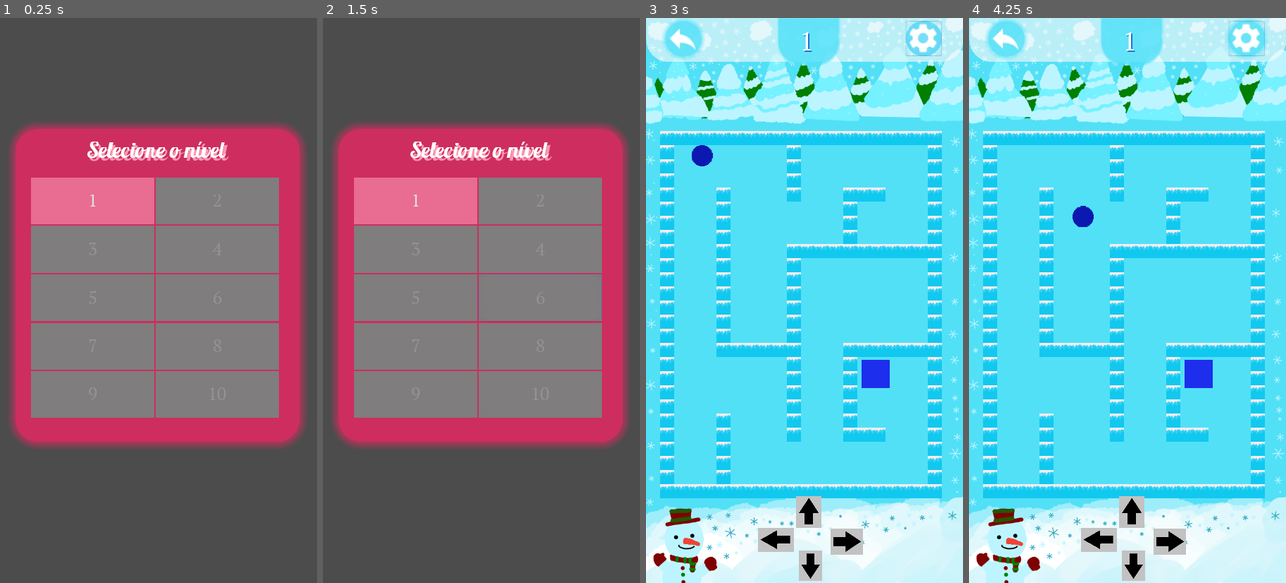
Above: before the commit, frames 1-4 (left to right).
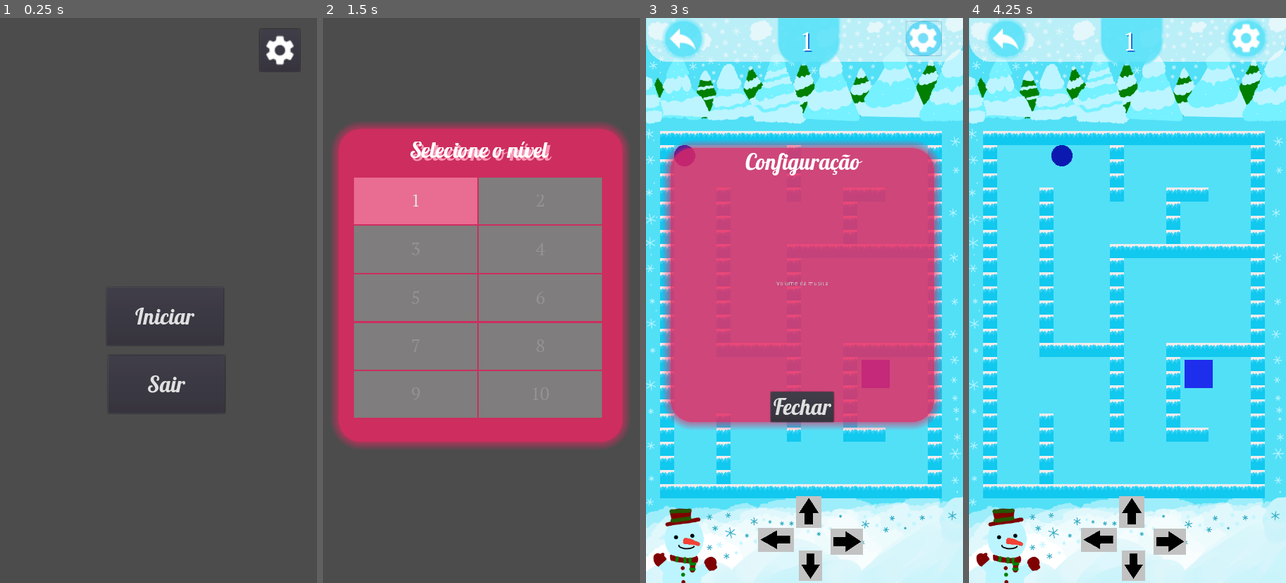
Above: after the commit, the same moments.

Repository: gessikaguimaraes/jogoLabirinto
Game: Godot game, scene res://Scenes/Main.tscn
The game is run twice, just before and just after one commit, with the same random seed, the same clock (stepped at 60 frames per second) and the same inputs. Before the commit the project starts from res://Scenes/Niveis.tscn.
Inputs (mouse positions are in pixels of both pictures, inside the frame that each line leads up to):
- Up to frame 1 (0.25 s): no input
- Up to frame 2 (1.5 s): click (601, 51) at 0.52 s; click (487, 317) at 1.25 s, where only the run after the commit has a clickable "Iniciar"
- Up to frame 3 (3 s): click "1" at 2 s; click (924, 40) at 2.75 s
- Up to frame 4 (4.25 s): click (1124, 407) at 3.5 s, where only the run after the commit has a clickable "Fechar"

The runs differ from the first frame. In frame 1, 54% of the frame differs, in the area x 2-97%, y 1-77%; in frame 2, 0.1%; in frame 3, 44%; in frame 4, 0.4%.

Commit message:
Tela Main

Diff:
--- /dev/null
+++ b/Scenes/Configuracao.tscn
@@ -0,0 +1,81 @@
+[gd_scene load_steps=6 format=2]
+
+[ext_resource path="res://Fonts/Lobster-Regular.ttf" type="DynamicFontData" id=1]
+[ext_resource path="res://Spript/Configuracao.gd" type="Script" id=2]
+
+[sub_resource type="StyleBoxFlat" id=1]
+bg_color = Color( 0.901961, 0.160784, 0.388235, 0.6 )
+corner_radius_top_left = 50
+corner_radius_top_right = 50
+corner_radius_bottom_right = 50
+corner_radius_bottom_left = 50
+shadow_color = Color( 0.901961, 0.160784, 0.388235, 0.6 )
+shadow_size = 20
+
+[sub_resource type="DynamicFont" id=2]
+size = 50
+font_data = ExtResource( 1 )
+
+[sub_resource type="DynamicFont" id=3]
+size = 50
+font_data = ExtResource( 1 )
+
+[node name="PopupConfiguracao" type="PopupPanel"]
+pause_mode = 2
+visible = true
+margin_left = 56.0
+margin_top = 295.0
+margin_right = 654.0
+margin_bottom = 915.0
+custom_styles/panel = SubResource( 1 )
+script = ExtResource( 2 )
+__meta__ = {
+"_edit_use_anchors_": false
+}
+
+[node name="GridContainer" type="GridContainer" parent="."]
+anchor_right = 1.0
+anchor_bottom = 1.0
+size_flags_horizontal = 2
+__meta__ = {
+"_edit_use_anchors_": false
+}
+
+[node name="Label" type="Label" parent="GridContainer"]
+margin_right = 598.0
+margin_bottom = 63.0
+size_flags_horizontal = 3
+custom_fonts/font = SubResource( 2 )
+text = "Configuração"
+align = 1
+__meta__ = {
+"_edit_use_anchors_": false
+}
+
+[node name="CenterContainer" type="CenterContainer" parent="GridContainer"]
+margin_top = 67.0
+margin_right = 598.0
+margin_bottom = 547.0
+size_flags_horizontal = 3
+size_flags_vertical = 3
+
+[node name="Label" type="Label" parent="GridContainer/CenterContainer"]
+margin_left = 240.0
+margin_top = 233.0
+margin_right = 358.0
+margin_bottom = 247.0
+text = "Volume da musica"
+
+[node name="Button" type="Button" parent="GridContainer"]
+margin_left = 227.0
+margin_top = 551.0
+margin_right = 370.0
+margin_bottom = 620.0
+size_flags_horizontal = 4
+size_flags_vertical = 9
+custom_fonts/font = SubResource( 3 )
+text = "Fechar"
+__meta__ = {
+"_edit_use_anchors_": false
+}
+[connection signal="pressed" from="GridContainer/Button" to="." method="_on_Button_pressed"]
--- /dev/null
+++ b/Scenes/Main.tscn
@@ -0,0 +1,47 @@
+[gd_scene load_steps=5 format=2]
+
+[ext_resource path="res://Fonts/Lobster-Regular.ttf" type="DynamicFontData" id=1]
+[ext_resource path="res://assets/icones/baseline_settings_white_18dp.png" type="Texture" id=2]
+[ext_resource path="res://Spript/Main.gd" type="Script" id=3]
+
+[sub_resource type="DynamicFont" id=1]
+size = 50
+font_data = ExtResource( 1 )
+
+[node name="Main" type="Node2D"]
+script = ExtResource( 3 )
+
+[node name="Iniciar" type="Button" parent="."]
+margin_left = 242.0
+margin_top = 610.0
+margin_right = 508.0
+margin_bottom = 742.0
+custom_fonts/font = SubResource( 1 )
+text = "Iniciar"
+__meta__ = {
+"_edit_use_anchors_": false
+}
+
+[node name="Sair" type="Button" parent="."]
+margin_left = 244.52
+margin_top = 763.71
+margin_right = 510.52
+margin_bottom = 895.71
+custom_fonts/font = SubResource( 1 )
+text = "Sair"
+__meta__ = {
+"_edit_use_anchors_": false
+}
+
+[node name="Configuracao" type="Button" parent="."]
+margin_left = 590.0
+margin_top = 25.0
+margin_right = 682.0
+margin_bottom = 121.0
+icon = ExtResource( 2 )
+expand_icon = true
+__meta__ = {
+"_edit_use_anchors_": false
+}
+[connection signal="pressed" from="Iniciar" to="." method="_on_Iniciar_pressed"]
+[connection signal="pressed" from="Sair" to="." method="_on_Sair_pressed"]
--- a/Scenes/Popup.tscn
+++ b/Scenes/Popup.tscn
@@ -21,6 +21,7 @@
 
 [node name="Popup" type="Popup"]
 pause_mode = 2
+visible = true
 margin_left = 56.0
 margin_top = 295.0
 margin_right = 654.0
--- a/Scenes/Topo/Topo.tscn
+++ b/Scenes/Topo/Topo.tscn
@@ -1,9 +1,10 @@
-[gd_scene load_steps=11 format=2]
+[gd_scene load_steps=12 format=2]
 
 [ext_resource path="res://Fonts/PTSerif-Regular.ttf" type="DynamicFontData" id=1]
 [ext_resource path="res://assets/icones/baseline_reply_white_18dp.png" type="Texture" id=2]
 [ext_resource path="res://assets/icones/baseline_settings_white_18dp.png" type="Texture" id=3]
 [ext_resource path="res://Spript/Topo.gd" type="Script" id=4]
+[ext_resource path="res://Scenes/Configuracao.tscn" type="PackedScene" id=5]
 
 [sub_resource type="StyleBoxFlat" id=1]
 bg_color = Color( 1, 0.976471, 0.976471, 0.6 )
@@ -113,4 +114,7 @@
 __meta__ = {
 "_edit_use_anchors_": false
 }
+
+[node name="PopupConfiguracao" parent="." instance=ExtResource( 5 )]
+[connection signal="pressed" from="Configuracao" to="." method="_on_Configuracao_pressed"]
 [connection signal="pressed" from="voltar" to="." method="_on_voltar_pressed"]
--- a/Scenes/Topo/Topo2.tscn
+++ b/Scenes/Topo/Topo2.tscn
@@ -1,9 +1,10 @@
-[gd_scene load_steps=11 format=2]
+[gd_scene load_steps=12 format=2]
 
 [ext_resource path="res://Fonts/PTSerif-Regular.ttf" type="DynamicFontData" id=1]
 [ext_resource path="res://assets/icones/baseline_reply_white_18dp.png" type="Texture" id=2]
 [ext_resource path="res://assets/icones/baseline_settings_white_18dp.png" type="Texture" id=3]
 [ext_resource path="res://Spript/Topo.gd" type="Script" id=4]
+[ext_resource path="res://Scenes/Configuracao.tscn" type="PackedScene" id=5]
 
 [sub_resource type="StyleBoxFlat" id=1]
 bg_color = Color( 1, 0.976471, 0.976471, 0.6 )
@@ -91,7 +92,6 @@
 custom_styles/pressed = SubResource( 5 )
 custom_styles/normal = SubResource( 6 )
 action_mode = 0
-button_mask = 0
 icon = ExtResource( 3 )
 expand_icon = true
 __meta__ = {
@@ -113,4 +113,8 @@
 __meta__ = {
 "_edit_use_anchors_": false
 }
+
+[node name="PopupConfiguracao" parent="." instance=ExtResource( 5 )]
+visible = true
+[connection signal="pressed" from="Configuracao" to="." method="_on_Configuracao_pressed"]
 [connection signal="pressed" from="voltar" to="." method="_on_voltar_pressed"]
--- a/Scenes/Topo/Topo3.tscn
+++ b/Scenes/Topo/Topo3.tscn
@@ -1,9 +1,10 @@
-[gd_scene load_steps=11 format=2]
+[gd_scene load_steps=12 format=2]
 
 [ext_resource path="res://Fonts/PTSerif-Regular.ttf" type="DynamicFontData" id=1]
 [ext_resource path="res://assets/icones/baseline_reply_white_18dp.png" type="Texture" id=2]
 [ext_resource path="res://assets/icones/baseline_settings_white_18dp.png" type="Texture" id=3]
 [ext_resource path="res://Spript/Topo.gd" type="Script" id=4]
+[ext_resource path="res://Scenes/Configuracao.tscn" type="PackedScene" id=5]
 
 [sub_resource type="StyleBoxFlat" id=1]
 bg_color = Color( 1, 0.976471, 0.976471, 0.6 )
@@ -112,4 +113,7 @@
 __meta__ = {
 "_edit_use_anchors_": false
 }
+
+[node name="PopupConfiguracao" parent="." instance=ExtResource( 5 )]
+[connection signal="pressed" from="Configuracao" to="." method="_on_Configuracao_pressed"]
 [connection signal="pressed" from="voltar" to="." method="_on_voltar_pressed"]
--- a/Scenes/Topo/Topo4.tscn
+++ b/Scenes/Topo/Topo4.tscn
@@ -1,9 +1,10 @@
-[gd_scene load_steps=11 format=2]
+[gd_scene load_steps=12 format=2]
 
 [ext_resource path="res://Fonts/PTSerif-Regular.ttf" type="DynamicFontData" id=1]
 [ext_resource path="res://assets/icones/baseline_reply_white_18dp.png" type="Texture" id=2]
 [ext_resource path="res://assets/icones/baseline_settings_white_18dp.png" type="Texture" id=3]
 [ext_resource path="res://Spript/Topo.gd" type="Script" id=4]
+[ext_resource path="res://Scenes/Configuracao.tscn" type="PackedScene" id=5]
 
 [sub_resource type="StyleBoxFlat" id=1]
 bg_color = Color( 1, 0.976471, 0.976471, 0.6 )
@@ -112,4 +113,7 @@
 __meta__ = {
 "_edit_use_anchors_": false
 }
+
+[node name="PopupConfiguracao" parent="." instance=ExtResource( 5 )]
+[connection signal="pressed" from="Configuracao" to="." method="_on_Configuracao_pressed"]
 [connection signal="pressed" from="voltar" to="." method="_on_voltar_pressed"]
--- a/Scenes/Topo/Topo8.tscn
+++ b/Scenes/Topo/Topo8.tscn
@@ -1,9 +1,10 @@
-[gd_scene load_steps=11 format=2]
+[gd_scene load_steps=12 format=2]
 
 [ext_resource path="res://Fonts/PTSerif-Regular.ttf" type="DynamicFontData" id=1]
 [ext_resource path="res://assets/icones/baseline_reply_white_18dp.png" type="Texture" id=2]
 [ext_resource path="res://assets/icones/baseline_settings_white_18dp.png" type="Texture" id=3]
 [ext_resource path="res://Spript/Topo.gd" type="Script" id=4]
+[ext_resource path="res://Scenes/Configuracao.tscn" type="PackedScene" id=5]
 
 [sub_resource type="StyleBoxFlat" id=1]
 bg_color = Color( 1, 0.976471, 0.976471, 0.6 )
@@ -112,4 +113,7 @@
 __meta__ = {
 "_edit_use_anchors_": false
 }
+
+[node name="PopupConfiguracao" parent="." instance=ExtResource( 5 )]
+[connection signal="pressed" from="Configuracao" to="." method="_on_Configuracao_pressed"]
 [connection signal="pressed" from="voltar" to="." method="_on_voltar_pressed"]
--- a/Scenes/saida.tscn
+++ b/Scenes/saida.tscn
@@ -16,6 +16,8 @@
 centered = false
 
 [node name="Popup" parent="." instance=ExtResource( 3 )]
+margin_left = 54.0
+margin_right = 652.0
 
 [node name="Area2D" type="Area2D" parent="."]
 
--- /dev/null
+++ b/Spript/Configuracao.gd
@@ -0,0 +1,5 @@
+extends PopupPanel
+
+func _on_Button_pressed():
+	get_tree().paused = false
+	$".".hide()
--- /dev/null
+++ b/Spript/Main.gd
@@ -0,0 +1,7 @@
+extends Node2D
+
+func _on_Iniciar_pressed():
+	get_tree().change_scene("res://Scenes/Niveis.tscn")
+
+func _on_Sair_pressed():
+	get_tree().quit()
--- a/Spript/Topo.gd
+++ b/Spript/Topo.gd
@@ -3,3 +3,8 @@
 func _on_voltar_pressed():
 	get_tree().paused = false
 	get_tree().change_scene("res://Scenes/Niveis.tscn")
+
+func _on_Configuracao_pressed():
+	get_tree().paused = true
+	$PopupConfiguracao.show()
+	print(111)
--- a/Spript/saida.gd
+++ b/Spript/saida.gd
@@ -36,11 +36,9 @@
 		$Popup/Label.text = "Nível 9 \n Completado!" #Muda o label
 		global.level = 10
 
-	print(global.unlockedLevels)
-	print(global.level)
 	if global.unlockedLevels == 1:
 		global.unlockedLevels = 2
-	elif global.unlockedLevels != global.level:
+	elif global.unlockedLevels < global.level:
 		global.unlockedLevels += 1
 	Game.saveData({"level": global.unlockedLevels})
 
--- a/project.godot
+++ b/project.godot
@@ -21,7 +21,7 @@
 [application]
 
 config/name="Fase 1"
-run/main_scene="res://Scenes/Niveis.tscn"
+run/main_scene="res://Scenes/Main.tscn"
 config/icon="res://icon.png"
 
 [autoload]
Not shown, changed: export_presets.cfg
